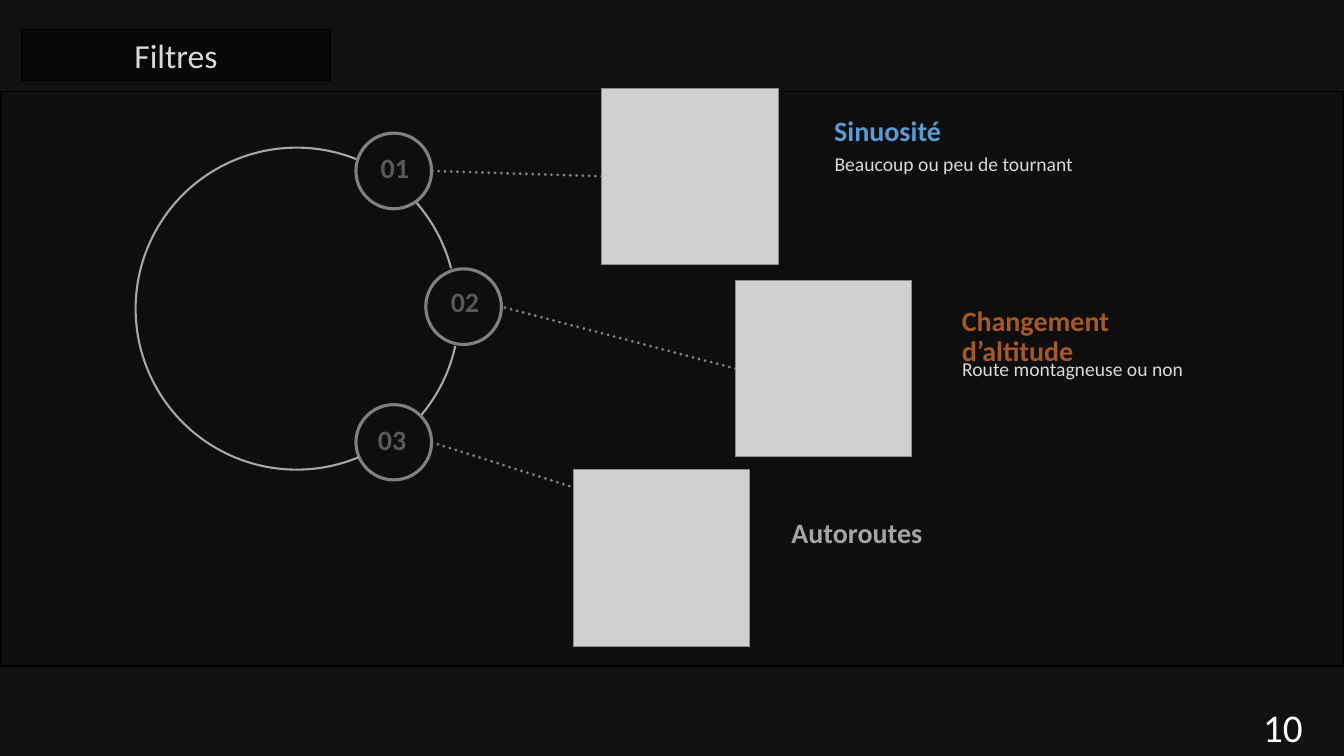
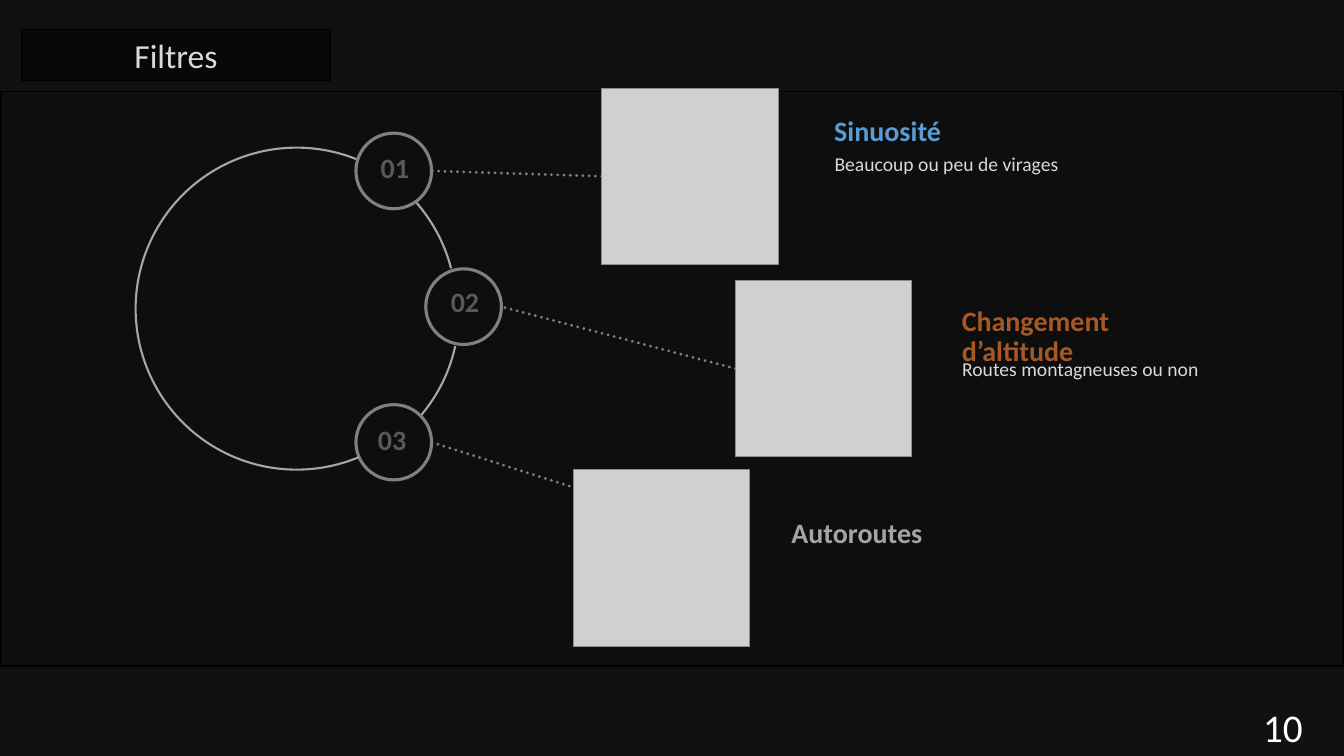
Before and after one commit to LucienCamuglia/FindYourRide, a slide deck: slide 10 of Diplome/_Documentation/ppt/Camuglia_FindYouRide.pptx. Drawn at 1344x756 pixels with LibreOffice and Linux fonts; fonts in the diff are those of the drawing; grey boxes stand for pictures; background and template pictures are left out; a plain dark background stands for a picture behind light text. Boxes give left, top, right and bottom in pixels: in the first picture for what was removed or moved away, otherwise in the second. Text is boxed around its words. In the diff, an @@ line names an element or a change of style, - is before the commit and + after.

```diff
--- a/Diplome/_Documentation/ppt/Camuglia_FindYouRide.pptx
+++ b/Diplome/_Documentation/ppt/Camuglia_FindYouRide.pptx
@@ text at box(835, 157, 1059, 175): text changed @@
-Beaucoup ou peu de tournant
+Beaucoup ou peu de virages
@@ text at box(962, 360, 1198, 380): text changed @@
-Route montagneuse ou non
+Routes montagneuses ou non
```
Also in this commit, not shown: 3 other slides changed.
